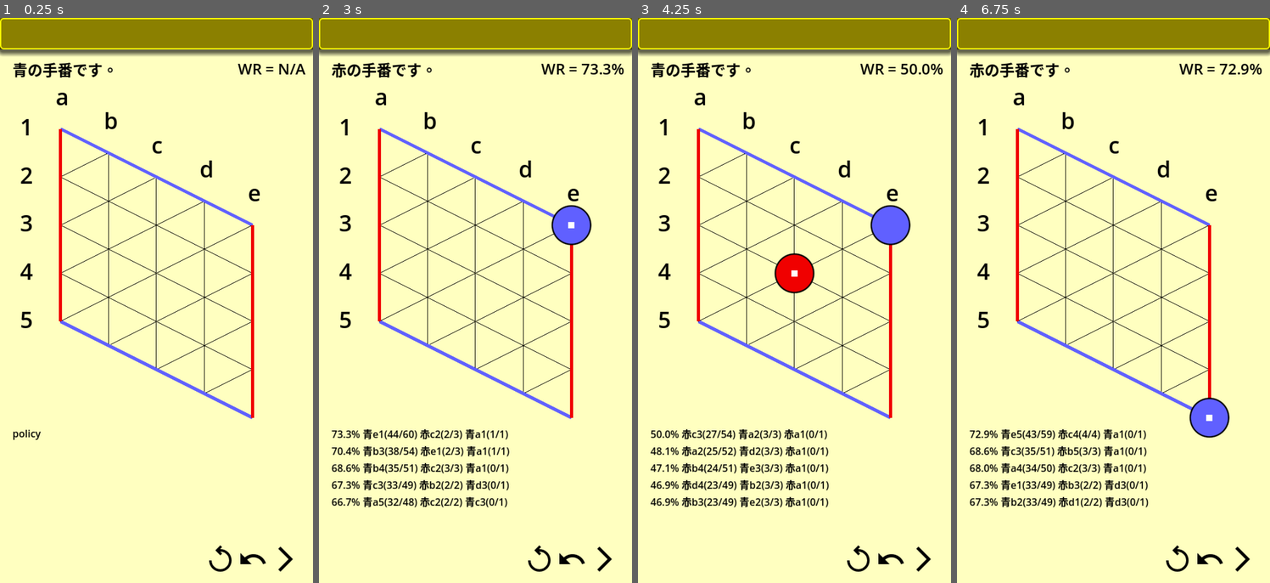
Above: before the commit, frames 1-4 (left to right).
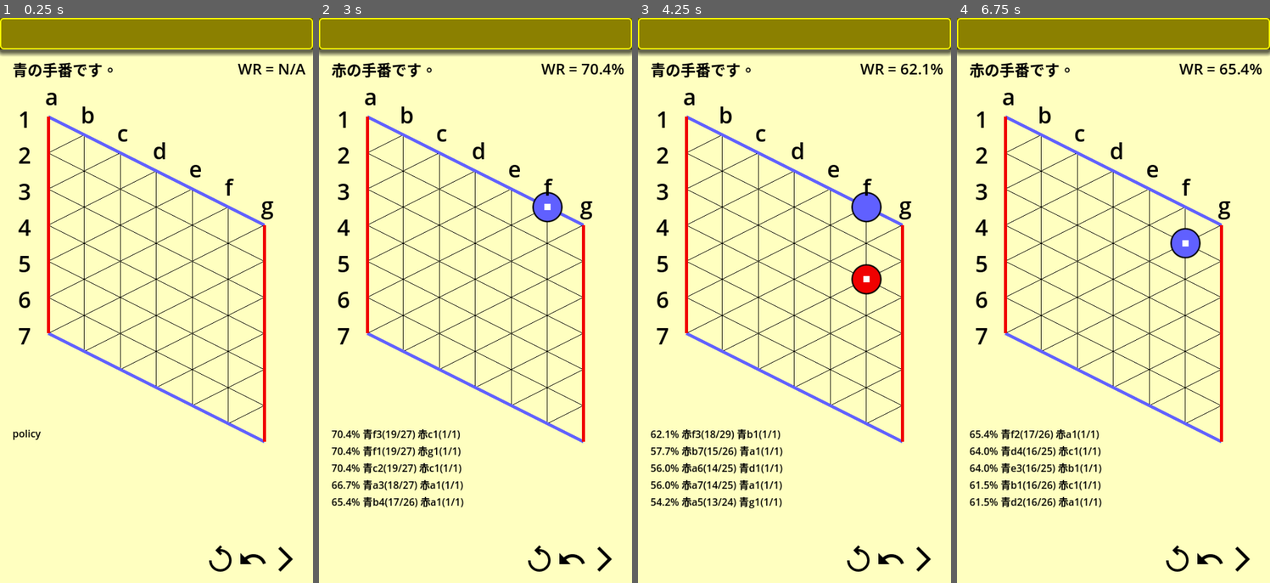
Above: after the commit, the same moments.

Repository: vivisuke/HexGame
Game: Godot game, scene res://main.tscn
Two runs of this game, one before a commit and one after it. Both use one fixed random seed, a clock stepped at 60 frames per second and the inputs below.
Inputs (mouse positions are in pixels of both pictures, inside the frame that each line leads up to):
- Up to frame 1 (0.25 s): no input
- Up to frame 2 (3 s): click (538, 560) at 0.5 s; click (538, 560) at 1.25 s; click (538, 560) at 2 s; click (603, 560) at 2.75 s
- Up to frame 3 (4.25 s): click (922, 560) at 3.5 s
- Up to frame 4 (6.75 s): click (1210, 560) at 4.25 s; click (1210, 560) at 5 s; click (1210, 560) at 5.75 s; click (1241, 560) at 6.5 s

The runs differ from the first frame. In frame 1, 8.0% of the frame differs, in the area x 5-88%, y 13-76%; in frame 2, 11%; in frame 3, 12%, in the area x 3-94%, y 8-87%; in frame 4, 11%.

Commit message:
0098 ◎ C 02/15 02/15 0.001│ToDo│Undo 可能 put() 実装

Diff:
--- a/hexgame/scripts/Board.gd
+++ b/hexgame/scripts/Board.gd
@@ -5,7 +5,7 @@
 	#EMPTY = 0, BLACK, WHITE, BWALL, WWALL
 	EMPTY = 0, BLUE, RED, BWALL, WWALL
 }
-const N_HORZ = 5
+const N_HORZ = 7
 const ARY_WIDTH = N_HORZ + 1
 const ARY_HEIGHT = N_HORZ + 2
 const ARY_SIZE = ARY_WIDTH * ARY_HEIGHT
Not shown, changed: CppHexGame/CppHexGame/Board.cpp
Not shown, changed: CppHexGame/CppHexGame/Board.h
Not shown, changed: CppHexGame/CppHexGame/CppHexGame.cpp
Not shown, changed: HexGame.spr
